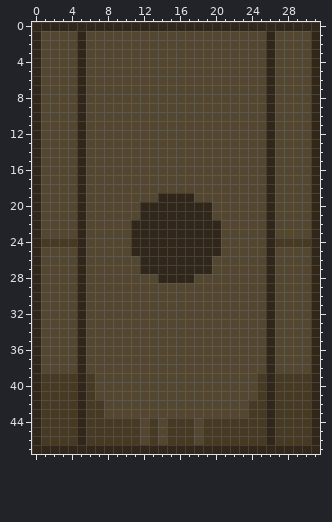
File history of a pixel-art sprite, Assets/Sprites/stone wall lock.png. Above is the file before it was changed.
The file is 32x48 pixels. Colours within 5 levels of each other are drawn and written as one.
The result:
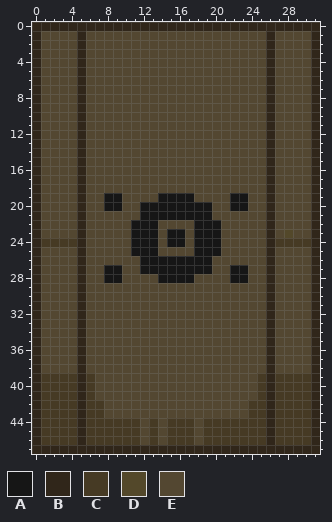
Palette (. is transparent): A #161616  B #30261a  C #463a24  D #53482a  E #534731
Changes in this commit:
{"y":19,"x":8,"old":"EE","new":"AA"}
{"y":19,"x":14,"old":"BBBB","new":"AAAA"}
{"y":19,"x":22,"old":"EE","new":"AA"}
{"y":20,"x":8,"old":"EE","new":"AA"}
{"y":20,"x":12,"old":"BBBBBBBB","new":"AAAAAAAA"}
{"y":20,"x":22,"old":"EE","new":"AA"}
{"y":21,"x":12,"old":"BBBBBBBB","new":"AAAAAAAA"}
{"y":22,"x":11,"old":"BBBBBBBBBB","new":"AAAEEEEAAA"}
{"y":23,"x":11,"old":"BBBBBBBBBB","new":"AAAEAAEAAA"}
{"y":24,"x":11,"old":"BBBBBBBBBB","new":"AAAEAAEAAA"}
{"y":25,"x":11,"old":"BBBBBBBBBB","new":"AAAEEEEAAA"}
{"y":26,"x":12,"old":"BBBBBBBB","new":"AAAAAAAA"}
{"y":27,"x":8,"old":"EE","new":"AA"}
{"y":27,"x":12,"old":"BBBBBBBB","new":"AAAAAAAA"}
{"y":27,"x":22,"old":"EE","new":"AA"}
{"y":28,"x":8,"old":"EE","new":"AA"}
{"y":28,"x":14,"old":"BBBB","new":"AAAA"}
{"y":28,"x":22,"old":"EE","new":"AA"}
{"label":"changed","picture_box":[104,193,248,283]}
